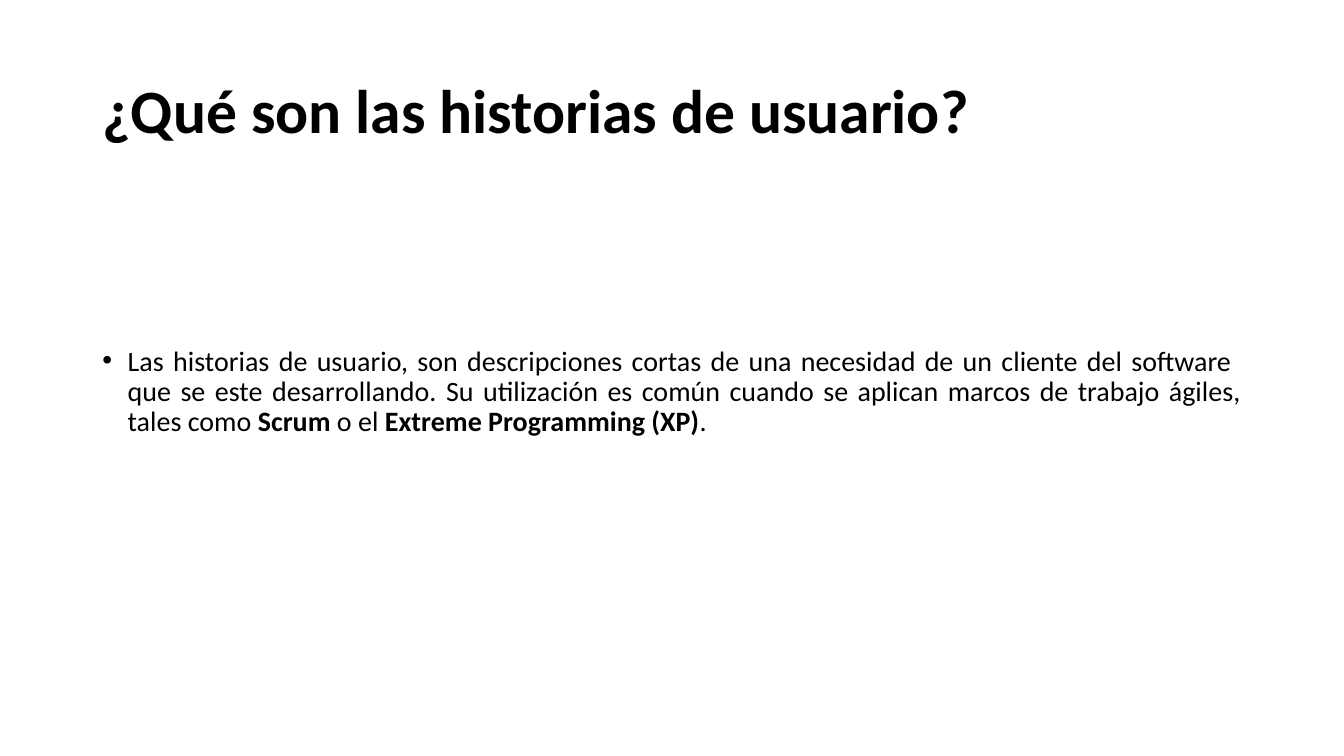
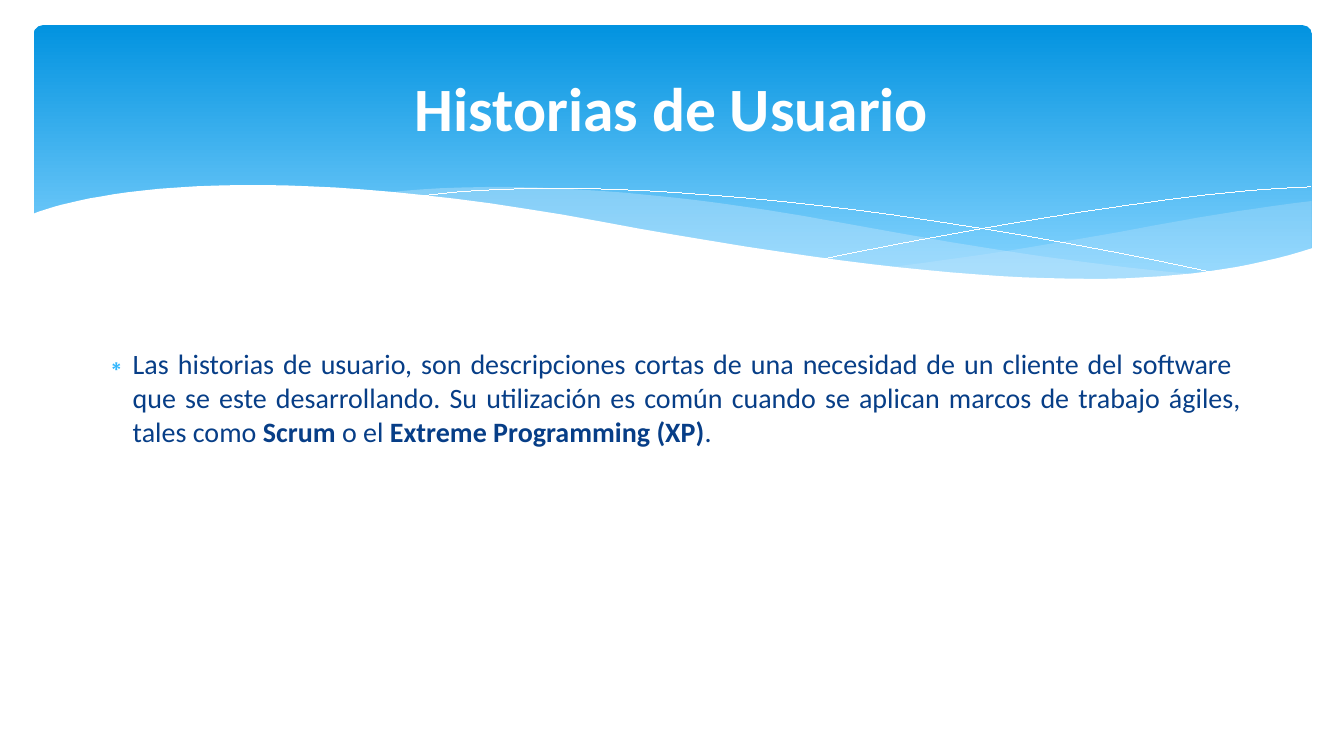
Before and after one commit to JulianAguilar/Equipo6AdminProy, a slide deck: slide 2 of Exposiciones/Puntos por historia de usuarioHVG.pptx. Drawn at 1344x756 pixels with LibreOffice and Linux fonts; fonts in the diff are those of the drawing. Boxes give left, top, right and bottom in pixels: in the first picture for what was removed or moved away, otherwise in the second. Text is boxed around its words. In the diff, an @@ line names an element or a change of style, - is before the commit and + after.

```diff
--- a/Exposiciones/Puntos por historia de usuarioHVG.pptx
+++ b/Exposiciones/Puntos por historia de usuarioHVG.pptx
@@ rounded rectangle added at (33,25,1312,297), fill gradient #0293E0 to #83D3FE @@
@@ title at (415,88,928,132): text changed; text colour #000000 to #FFFFFF @@
-¿Qué son las historias de usuario?
+Historias de Usuario
@@ group added at (31,186,1314,332): 5 freeform shapes @@
@@ text "Las historias de usuario, son ..." at (133,354,1240,447): text colour #000000 to #073E87; bullet • to ∗; line spacing 0.9 to 1; less space between paragraphs @@
```
Also in this commit, not shown: 8 other slides changed, 3 slides added, 7 slides removed.
